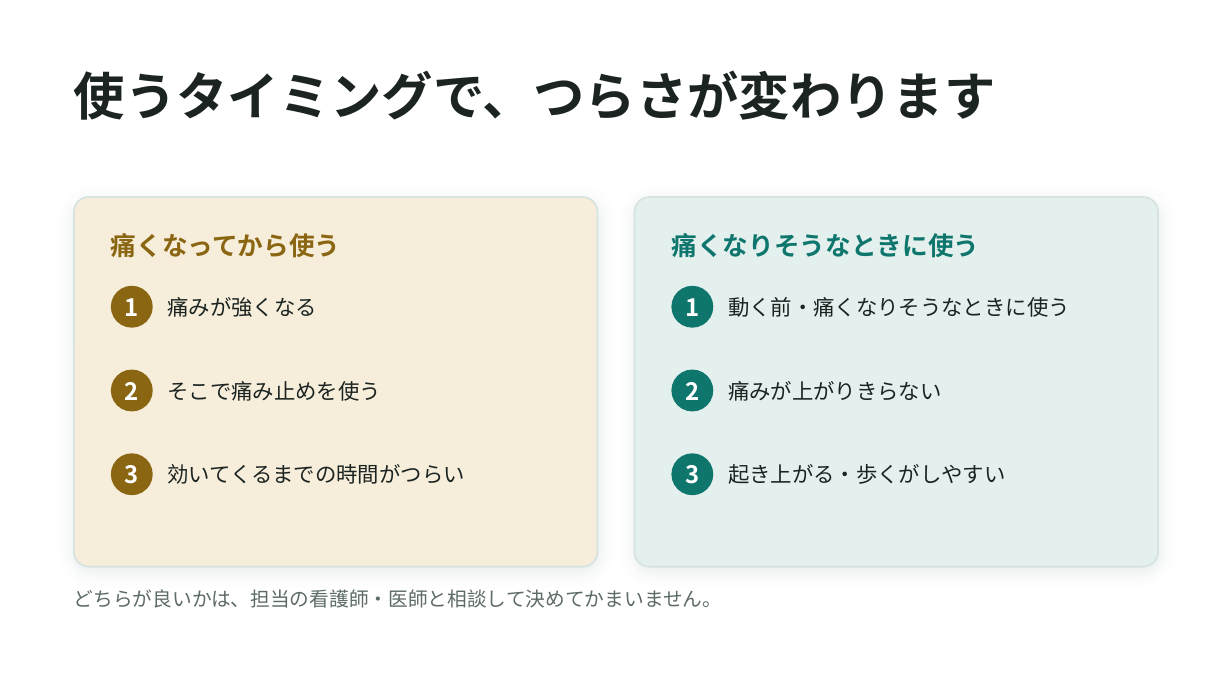
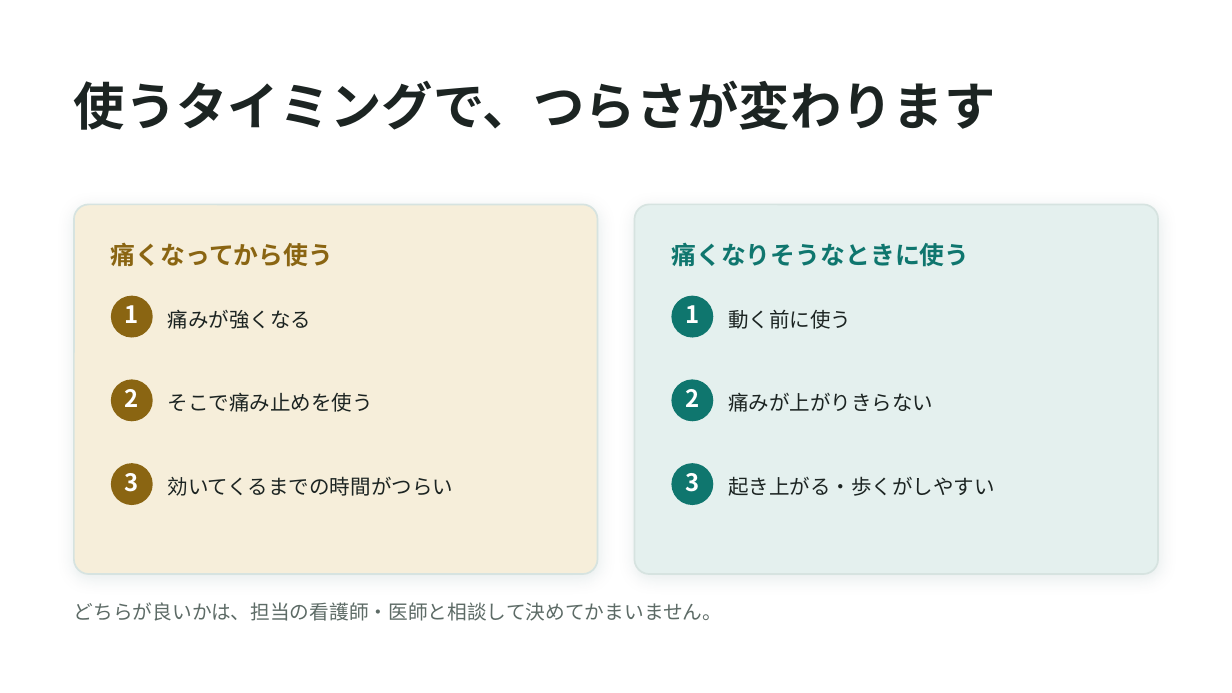
Before and after one commit to yoake-writer/yoake-writer.github.io, a slide deck: slide 4 of works/shiryo/術後の痛みの説明資料_サンプル_ヨアケ.pptx. Drawn at 1232x693 pixels with LibreOffice and Linux fonts; fonts in the diff are those of the drawing. Boxes give left, top, right and bottom in pixels: in the first picture for what was removed or moved away, otherwise in the second. Text is boxed around its words. In the diff, an @@ line names an element or a change of style, - is before the commit and + after.

```diff
--- a/works/shiryo/術後の痛みの説明資料_サンプル_ヨアケ.pptx
+++ b/works/shiryo/術後の痛みの説明資料_サンプル_ヨアケ.pptx
@@ text "使うタイミングで、つらさが変わります" at (x1=74, y1=81, x2=996, y2=130): line spacing 1 to 44pt @@
@@ text "痛くなってから使う" at (x1=111, y1=243, x2=333, y2=267): size 15 to 14.5 pt; line spacing 1 to 21pt @@
@@ text "痛くなりそうなときに使う" at (x1=671, y1=242, x2=969, y2=267): size 15 to 14.5 pt; line spacing 1 to 21pt @@
@@ text "痛みが強くなる" moved from (x1=167, y1=297, x2=317, y2=317) to (x1=168, y1=310, x2=312, y2=329) @@
@@ text at (x1=728, y1=310, x2=851, y2=329): text changed; size 12.5 to 12 pt @@
-動く前・痛くなりそうなときに使う
+動く前に使う
@@ size 12.5 to 12 pt; line spacing 1 to 17pt in 5 elements at (x1=728, y1=393, x2=933, y2=412), (x1=728, y1=476, x2=994, y2=496), (x1=168, y1=310, x2=312, y2=329), (x1=168, y1=393, x2=373, y2=412), (x1=168, y1=476, x2=454, y2=496) @@
@@ 6 texts, 6 ellipses, 2 rounded rectangles moved together from (x1=74, y1=197, x2=1158, y2=567) to (x1=74, y1=205, x2=1158, y2=574) @@
@@ line spacing 1 to 14pt in 6 elements at (x1=125, y1=305, x2=139, y2=323), (x1=125, y1=389, x2=139, y2=407), (x1=125, y1=473, x2=139, y2=492), (x1=685, y1=305, x2=699, y2=323), (x1=685, y1=389, x2=699, y2=407), (x1=685, y1=473, x2=699, y2=492) @@
@@ text "どちらが良いかは、担当の看護師・医師と相談して決めてかまいません。" moved from (x1=74, y1=589, x2=722, y2=608) to (x1=74, y1=602, x2=722, y2=621) @@
@@ text "どちらが良いかは、担当の看護師・医師と相談して決めてかまいません。" at (x1=74, y1=602, x2=722, y2=621): line spacing 1 to 17pt @@
```
Also in this commit, not shown: 6 other slides changed, 8 other files.
